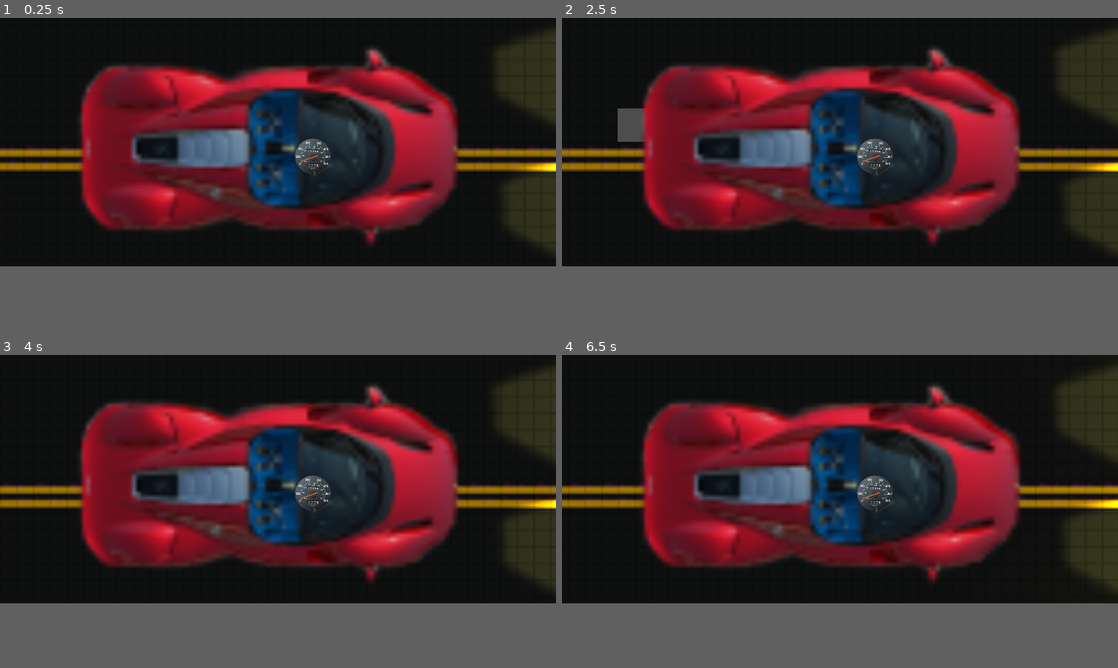
Above: before the commit, frames 1-4 (two rows, left to right).
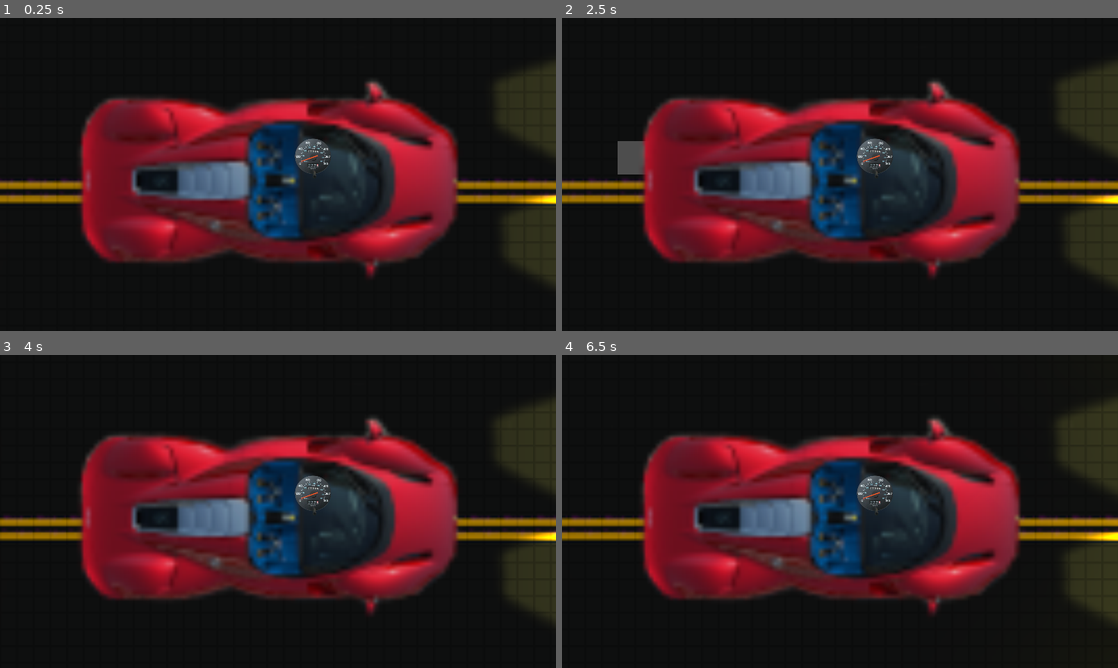
Above: after the commit, the same moments.

Repository: aqk/2d-lighting
Game: Godot game, scene res://Scene.tscn
Same seed, same stepped clock (60 frames per second), same inputs: the game is played once before the commit and once after it.
Inputs:
- Up to frame 1 (0.25 s): no input
- Up to frame 2 (2.5 s): tap Enter at 0.5 s; hold D 0.53-1.28 s; tap B at 0.6 s; tap Space at 0.77, 1.52 s; hold S 1.28-2.03 s; tap C at 1.35 s; hold D from 2.03 s (still down); tap E at 2.1 s
- Up to frame 3 (4 s): release D at 2.78 s; hold W 2.78-3.53 s; tap F at 2.85 s; tap Space at 3.02, 3.77 s; hold A from 3.53 s (still down); tap G at 3.6 s
- Up to frame 4 (6.5 s): tap H at 4.35 s; tap Space at 4.52, 6.02 s; release A at 5.03 s; hold S 5.03-5.78 s; tap I at 5.1 s; hold D from 5.78 s (still down); tap J at 5.85 s
The window is 800x357 before the commit and 800x450 after it. Grey fills any space a smaller window leaves; there, only what the larger window draws over its background counts as a difference.

The runs differ from the first frame. In frame 1, 38% of the frame differs, in the area x 0-100%, y 4-86%; in frame 2, 39%; in frame 3, 38%; in frame 4, 38%.

Commit message:
Viewport size

Diff:
--- a/godot-project/Car.tscn
+++ b/godot-project/Car.tscn
@@ -13,6 +13,10 @@
 polygon = PackedVector2Array(-5, 0, 5, 0, 0, 5)
 
 [sub_resource type="AudioStreamOggVorbis" id="AudioStreamOggVorbis_57477"]
+
+[sub_resource type="AudioStreamWAV" id="AudioStreamWAV_x5ly4"]
+
+[sub_resource type="AudioStreamWAV" id="AudioStreamWAV_kk8j1"]
 
 [node name="Car" type="CharacterBody2D"]
 script = ExtResource("5")
@@ -59,4 +63,8 @@
 [node name="Burnout" type="AudioStreamPlayer2D" parent="."]
 stream = SubResource("AudioStreamOggVorbis_57477")
 
-[node name="AudioStreamPlayer2D" type="AudioStreamPlayer2D" parent="."]
+[node name="Vroom" type="AudioStreamPlayer2D" parent="."]
+stream = SubResource("AudioStreamWAV_x5ly4")
+
+[node name="Braking" type="AudioStreamPlayer2D" parent="."]
+stream = SubResource("AudioStreamWAV_kk8j1")
--- a/godot-project/project.godot
+++ b/godot-project/project.godot
@@ -17,8 +17,8 @@
 
 [display]
 
-window/size/viewport_width=484
-window/size/viewport_height=216
+window/size/viewport_width=480
+window/size/viewport_height=270
 window/size/window_width_override=1920
 window/size/window_height_override=1080
 window/stretch/mode="2d"
Not shown: 1 places in godot-project/Car.tscn that only renumber resources
